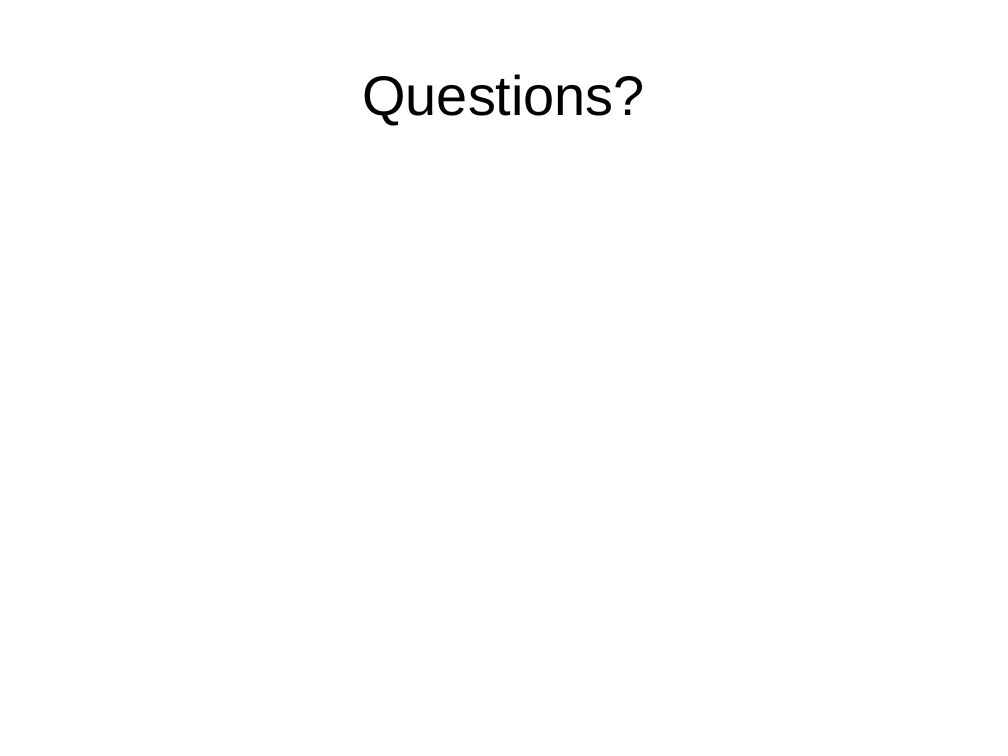
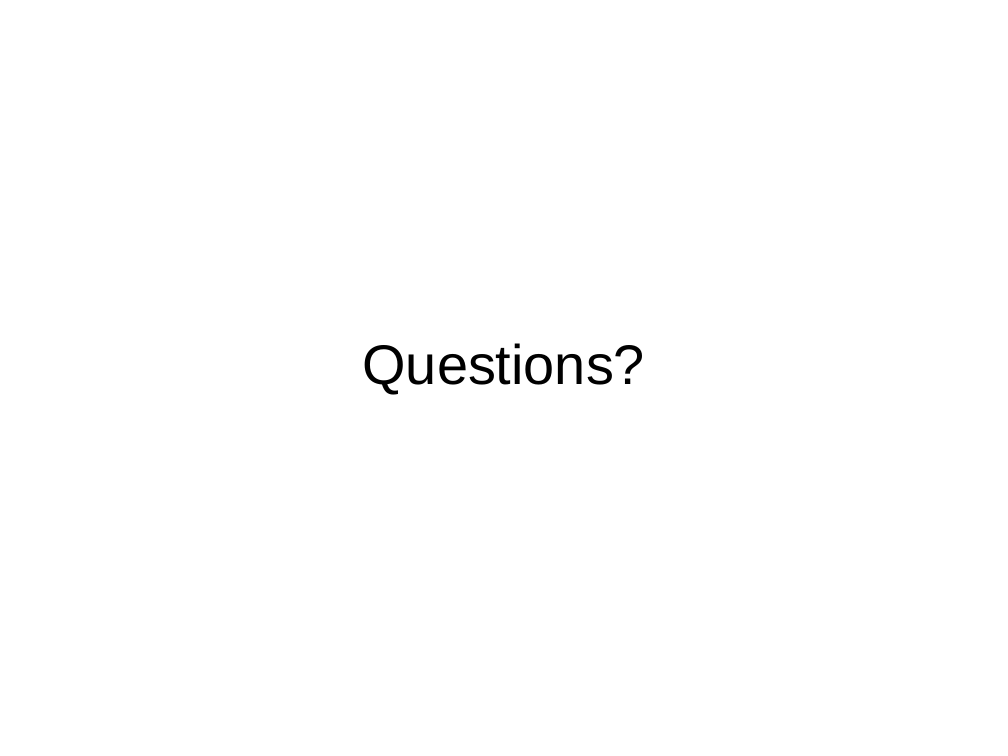
Before and after one commit to Dan-McElroy/Team-Project--Q, a slide deck: slide 22 of docs/progressPresentation/draft.odp. Drawn at 1008x756 pixels with LibreOffice and Linux fonts; fonts in the diff are those of the drawing. Boxes give left, top, right and bottom in pixels: in the first picture for what was removed or moved away, otherwise in the second. Text is boxed around its words. In the diff, an @@ line names an element or a change of style, - is before the commit and + after.

```diff
--- a/docs/progressPresentation/draft.odp
+++ b/docs/progressPresentation/draft.odp
@@ title "Questions?" moved from (x1=362, y1=74, x2=644, y2=125) to (x1=363, y1=343, x2=645, y2=393) @@
```
Also in this commit, not shown: 5 other slides changed.
